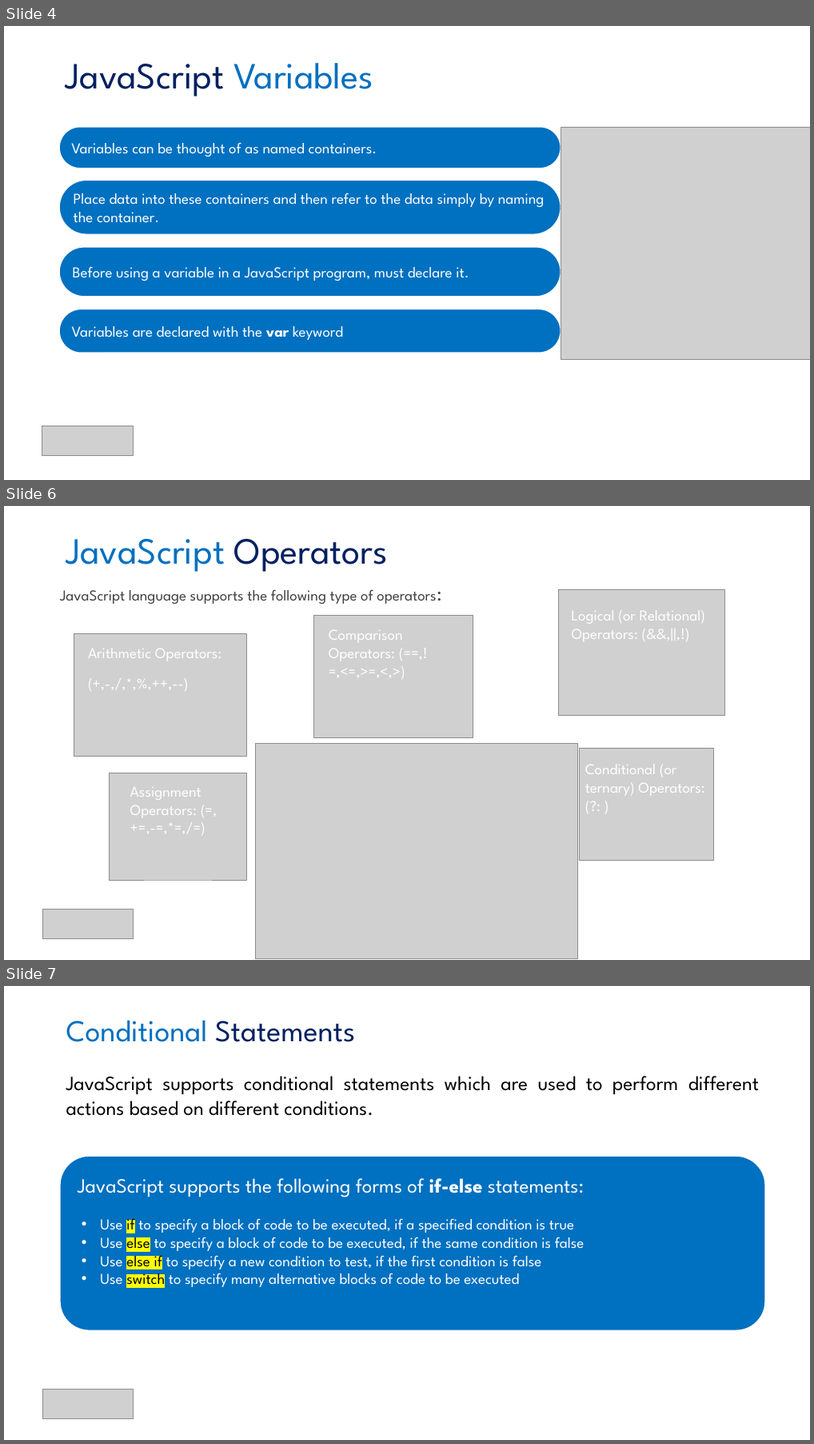
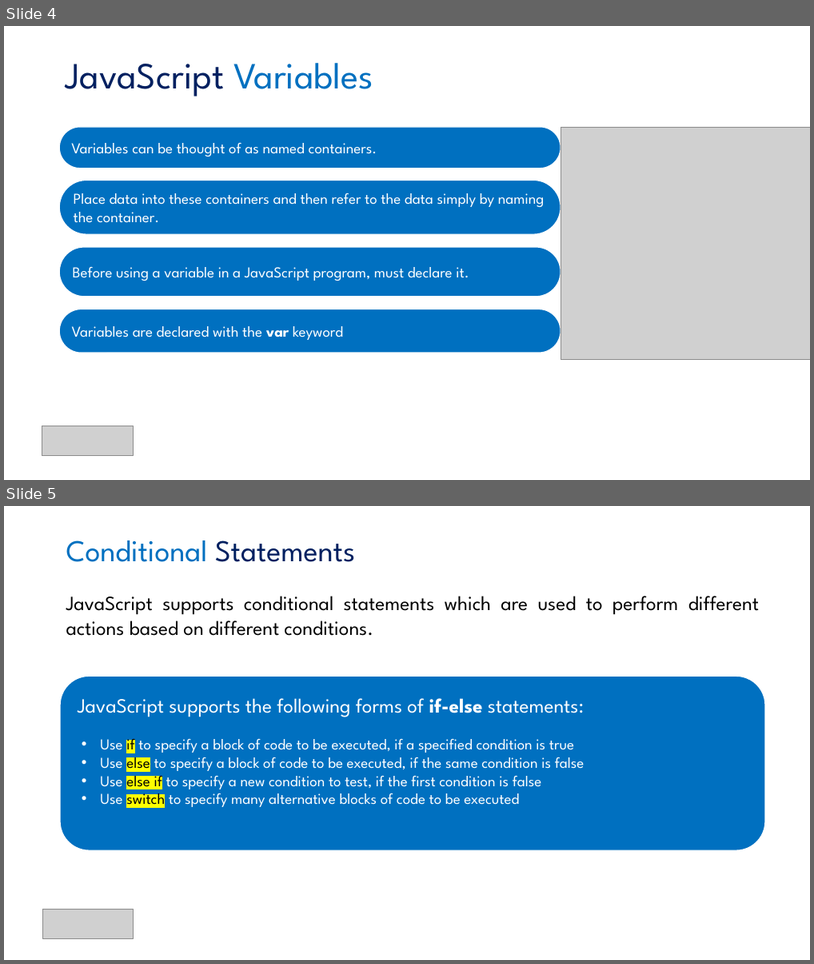
Before and after one commit to AitrichAcademyMeanStack/personal-finance-manager-workshop-ppts, a slide deck: JAVASCRIPT - PPT/JAVASCRIPT - workshop.pptx. Shown one above the other, each under a label of ours: slides 4, 6 and 7 before the commit, slides 4 and 5 after it; the slides between them are not shown. The pictures are 814x1444 and 814x964 pixels, drawn with LibreOffice and Linux fonts; fonts in the diff are those of the drawing; grey boxes stand for pictures. Boxes give left, top, right and bottom in pixels: in the first picture for what was removed or moved away, otherwise in the second. Text is boxed around its words. In the diff, an @@ line names an element or a change of style, - is before the commit and + after.

```diff
--- a/JAVASCRIPT - PPT/JAVASCRIPT - workshop.pptx
+++ b/JAVASCRIPT - PPT/JAVASCRIPT - workshop.pptx
@@ slide 6 removed at <box>4,506,810,960</box>, background #FFFFFF @@
@@ title removed at <box>66,539,388,572</box> @@
-JavaScript Operators
@@ text removed at <box>60,590,436,604</box> @@
-JavaScript language supports the following type of operators:
@@ picture removed at <box>558,589,725,715</box> @@
@@ picture removed at <box>314,616,473,738</box> @@
@@ text removed at <box>572,610,706,642</box> @@
-Logical (or Relational) Operators: (&&,||,!)
@@ picture removed at <box>74,634,246,756</box> @@
@@ text removed at <box>88,648,222,661</box> @@
-Arithmetic Operators:
-(+,-,/,*,%,++,--)
@@ text removed at <box>329,630,403,658</box> @@
-Comparison Operators: (==,!=,<=,>=,<,>)
@@ picture removed at <box>255,743,578,959</box> @@
@@ picture removed at <box>580,748,714,860</box> @@
@@ text removed at <box>586,764,705,796</box> @@
-Conditional (or ternary) Operators: (?: )
@@ picture removed at <box>110,772,246,880</box> @@
@@ text removed at <box>130,787,202,815</box> @@
-Assignment Operators: (=,+=,-=,*=,/=)
@@ picture removed at <box>42,908,134,938</box> @@
@@ what was slide 7 is now slide 5 @@
```
Also in this commit, not shown: 1 other slide removed, 4 other files.
